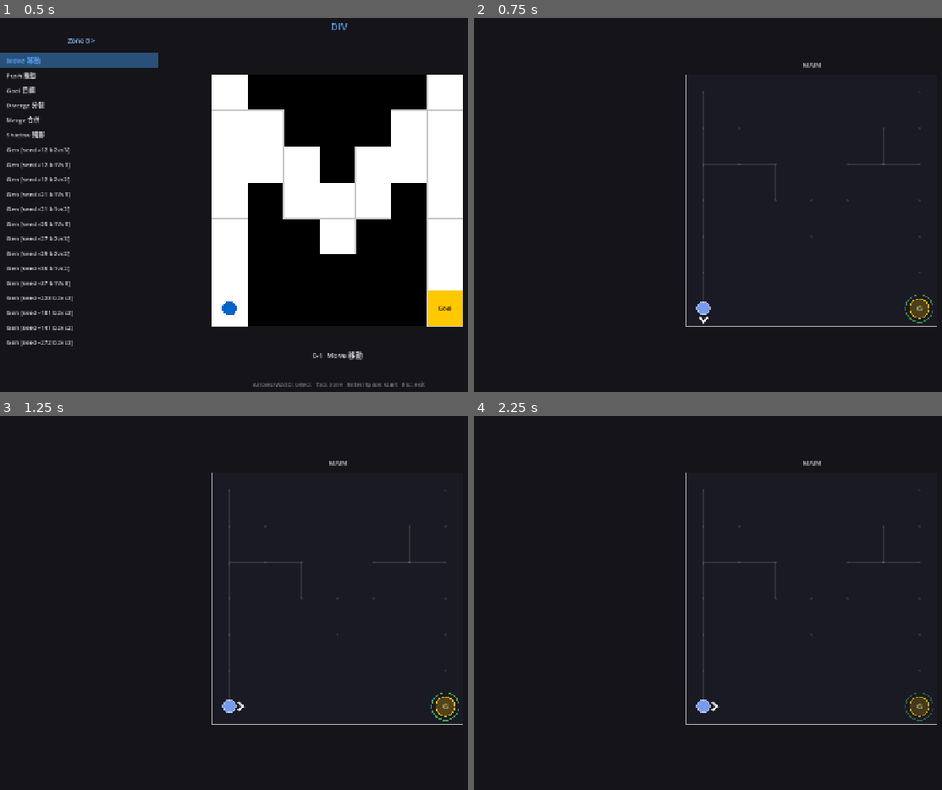
Above: before the commit, frames 1-4 (two rows, left to right).
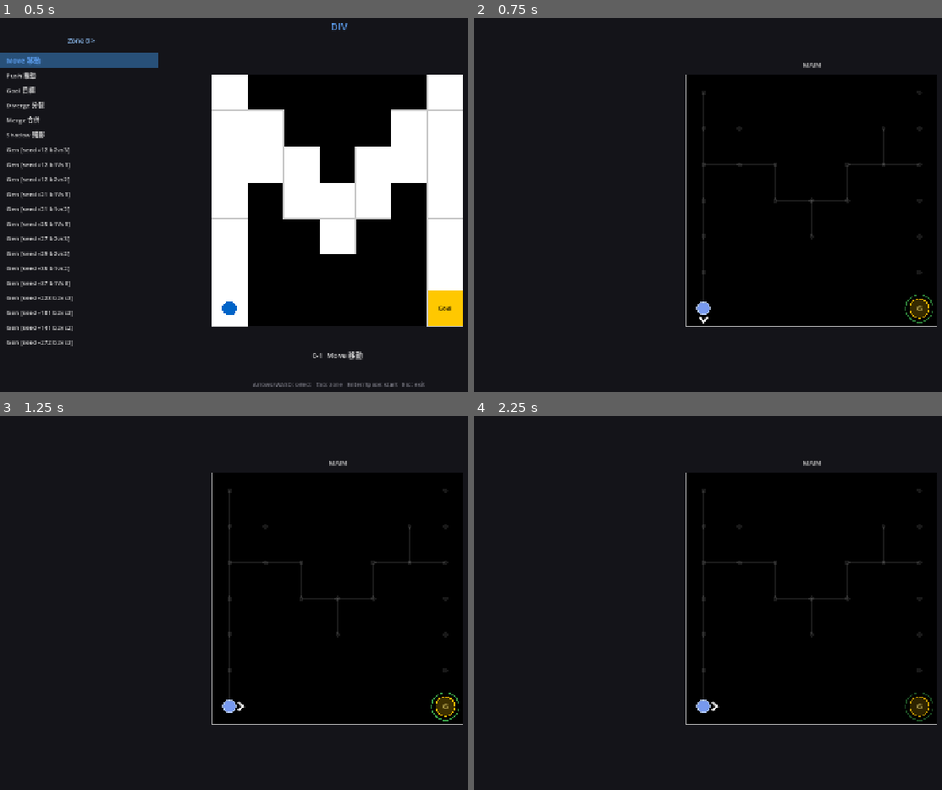
Above: after the commit, the same moments.

Repository: Periodev/DIV
Game: Godot game, scene res://scenes/main.tscn
Two runs of this game, one before a commit and one after it. Both use one fixed random seed, a clock stepped at 60 frames per second and the inputs below.
Inputs:
- Up to frame 1 (0.5 s): no input
- Up to frame 2 (0.75 s): tap Enter at 0.5 s; hold D from 0.53 s (still down); tap R at 0.6 s
- Up to frame 3 (1.25 s): keep holding D; tap Space at 0.77 s
- Up to frame 4 (2.25 s): tap Space at 1.25, 1.52 s; release D at 1.28 s; hold S 1.28-2.03 s; tap Z at 1.35 s; tap Enter at 2 s; hold D from 2.03 s (still down); tap C at 2.1 s

Frame 1 is identical in both runs. In frame 2, 35% of the frame differs, in the area x 45-99%, y 15-83%; in frame 3, 35%; in frame 4, 35%.

Commit message:
refine(renderer): broken wire, node/line weights, pure black bg
- Broken wire: solid white line stops before hole visual, red dashed
  stub in gap; safe clearance computed from hole node radius
- Filled hole: restore solid connection line (same as normal floor)
- Shadow connection lines: revert to entity color, thinner (1.6px)
- SPACE converge target: white outline on shadow diamond
- Line hierarchy: solid routes 2.0px > red stub 1.6px > dashed 1.4px
- Route nodes enlarged (2.0→3.8 × NODE_SCALE)
- Background: pure black (COLOR_BG #000000)

Co-Authored-By: Claude Sonnet 4.6 <noreply@anthropic.com>

Diff:
--- a/godot/scripts/GameRenderer.gd
+++ b/godot/scripts/GameRenderer.gd
@@ -8,7 +8,7 @@
 # Visual constants — Node Network style
 # ---------------------------------------------------------------------------
 
-const COLOR_BG      := Color(0.102, 0.102, 0.141)   # #1A1A24
+const COLOR_BG      := Color(0.0, 0.0, 0.0)          # pure black
 
 const LINE_NORMAL   := Color(1, 1, 1, 0.10)          # normal connection
 const LINE_DASHED   := Color(1, 1, 1, 0.20)          # filled-hole connection
@@ -160,7 +160,7 @@
 					_draw_connection_pair(
 						pos_a, tt_a, c_a,
 						pos_b, tt_b, _grid_to_local_center(pos_b, eff),
-						a)
+						eff, a)
 
 			# Down neighbour
 			if y + 1 < gs:
@@ -170,13 +170,13 @@
 					_draw_connection_pair(
 						pos_a, tt_a, c_a,
 						pos_b, tt_b, _grid_to_local_center(pos_b, eff),
-						a)
+						eff, a)
 
 
 func _draw_connection_pair(
 		pos_a: Vector2i, tt_a: int, c_a: Vector2,
 		pos_b: Vector2i, tt_b: int, c_b: Vector2,
-		a: float) -> void:
+		eff: float, a: float) -> void:
 
 	var a_empty_hole: bool = (tt_a == Enums.TerrainType.HOLE) and not _is_hole_filled(pos_a)
 	var b_empty_hole: bool = (tt_b == Enums.TerrainType.HOLE) and not _is_hole_filled(pos_b)
@@ -184,29 +184,53 @@
 	var b_filled_hole: bool = (tt_b == Enums.TerrainType.HOLE) and not b_empty_hole
 
 	if a_empty_hole or b_empty_hole:
-		_draw_broken_segment(c_a, c_b, a_empty_hole, b_empty_hole, a)
+		_draw_broken_segment(c_a, c_b, a_empty_hole, b_empty_hole, eff, a)
 	elif a_filled_hole or b_filled_hole:
-		# Filled-hole neighbourhood: static dashed line.
-		_draw_dashed_line(c_a, c_b, _col(LINE_DASHED, a), 1.3, 7.0, 0.0)
+		# Filled hole: restore solid connection like a normal floor.
+		draw_line(c_a, c_b, _col(LINE_NORMAL, a), 2.0)
 	else:
-		draw_line(c_a, c_b, _col(LINE_NORMAL, a), 1.2)
+		draw_line(c_a, c_b, _col(LINE_NORMAL, a), 2.0)
 
 
 func _draw_broken_segment(
 		c_a: Vector2, c_b: Vector2,
-		a_empty_hole: bool, b_empty_hole: bool, a: float) -> void:
-	var col_start: Color = _col(Color(1.0, 1.0, 1.0, 0.34), a)
-	var col_end: Color = _col(LINE_CROSS, a)
-	var dash_offset: float = 0.0
+		a_empty_hole: bool, b_empty_hole: bool, eff: float, a: float) -> void:
+	var col_white: Color = _col(LINE_NORMAL, a)
+	var col_red: Color   = _col(LINE_CROSS, a)
 	if a_empty_hole and not b_empty_hole:
-		# Gradient from walkable node (white) into empty hole (red).
-		_draw_dashed_gradient_line(c_b, c_a, col_start, col_end, 1.3, 6.0, dash_offset)
+		_draw_break_wire(c_b, c_a, col_white, col_red, eff)
 	elif b_empty_hole and not a_empty_hole:
-		# Gradient from walkable node (white) into empty hole (red).
-		_draw_dashed_gradient_line(c_a, c_b, col_start, col_end, 1.3, 6.0, dash_offset)
+		_draw_break_wire(c_a, c_b, col_white, col_red, eff)
 	else:
-		# Fallback for rare hole-hole adjacency.
-		_draw_dashed_line(c_a, c_b, col_end, 1.3, 6.0, dash_offset)
+		# Both holes: red stub from each end, gap in middle.
+		var dist: float = c_a.distance_to(c_b)
+		if dist <= 0.001:
+			return
+		var hole_r: float = _goal_marker_radius(eff) + maxf(2.0, (eff / 80.0) * 3.0) + 2.0
+		var stub: float     = minf(dist * 0.20, dist * 0.5 - hole_r)
+		var dir_ab: Vector2 = (c_b - c_a) / dist
+		_draw_dashed_line(c_a + dir_ab * hole_r, c_a + dir_ab * (hole_r + stub), col_red, 1.6, 5.0, 0.0)
+		_draw_dashed_line(c_b - dir_ab * hole_r, c_b - dir_ab * (hole_r + stub), col_red, 1.6, 5.0, 0.0)
+
+
+# Solid white line from walkable node, stops before hole visual; red dashed stub in the gap.
+func _draw_break_wire(c_walk: Vector2, c_hole: Vector2, col_white: Color, col_red: Color, eff: float) -> void:
+	var dist: float = c_walk.distance_to(c_hole)
+	if dist <= 0.001:
+		return
+	var dir: Vector2  = (c_hole - c_walk) / dist
+	# Safe boundary: leave clearance for the hole node's visual (ring + margin).
+	var hole_r: float = _goal_marker_radius(eff) + maxf(2.0, (eff / 80.0) * 3.0) + 3.0
+	var safe: float   = dist - hole_r   # px from walkable center to edge of hole visual
+	if safe <= 0.0:
+		return
+	# White line: 0 → 72% of safe zone.
+	draw_line(c_walk, c_walk + dir * safe * 0.72, col_white, 2.0)
+	# Red stub: 84% → 100% of safe zone (just outside hole node visual).
+	_draw_dashed_line(
+		c_walk + dir * safe * 0.84,
+		c_walk + dir * safe,
+		col_red, 1.6, 5.0, 0.0)
 
 
 # ---------------------------------------------------------------------------
@@ -229,7 +253,7 @@
 
 	match tt:
 		Enums.TerrainType.FLOOR:
-			draw_circle(center, 2.0 * NODE_SCALE, _col(Color(1, 1, 1, 0.10), a))
+			draw_circle(center, 3.8 * NODE_SCALE, _col(Color(1, 1, 1, 0.10), a))
 
 		Enums.TerrainType.HOLE:
 			_draw_hole_node(pos, center, eff, a)
@@ -251,7 +275,7 @@
 			_draw_goal_node(center, eff, a)
 
 		_:
-			draw_circle(center, 2.0 * NODE_SCALE, _col(Color(1, 1, 1, 0.10), a))
+			draw_circle(center, 3.8 * NODE_SCALE, _col(Color(1, 1, 1, 0.10), a))
 
 
 func _draw_hole_node(pos: Vector2i, center: Vector2, eff: float, a: float) -> void:
@@ -463,6 +487,10 @@
 		var sc_border: Color = uid_color
 		sc_border.a = 0.88 * a
 		_draw_dashed_diamond(center, NR, sc_border, 1.8, 3.2, 0.0)
+		# White outline when this shadow is the SPACE converge target.
+		if _spec.interaction_hint != null and _spec.interaction_hint.text == "收束" \
+				and ent.pos == _spec.interaction_hint.target_pos:
+			_draw_diamond(center, NR, Color(1, 1, 1, 0.90 * a), false, 2.2)
 		var sc_text: Color = uid_color
 		sc_text.a = 0.92 * a
 		_draw_center_text(str(ent.uid), center, font_size, sc_text)
@@ -931,15 +959,15 @@
 		if positions.size() <= 1:
 			continue
 
-		var line_color: Color = BOX_COLORS[(uid - 1) % 5]
-		line_color.a = 0.85 * a
+		var base_color: Color = BOX_COLORS[(uid - 1) % 5]
+		var line_color: Color = Color(base_color.r, base_color.g, base_color.b, 0.72 * a)
 
 		for raw_pos in positions.keys():
 			var pos: Vector2i = raw_pos as Vector2i
 			if pos == front_pos:
 				continue
 			var other_center: Vector2 = _grid_to_local_center(pos, eff)
-			_draw_dashed_line(other_center, front_center, line_color, 3.0, 12.0, offset)
+			_draw_dashed_line(other_center, front_center, line_color, 1.6, 12.0, offset)
 
 
 # ---------------------------------------------------------------------------
